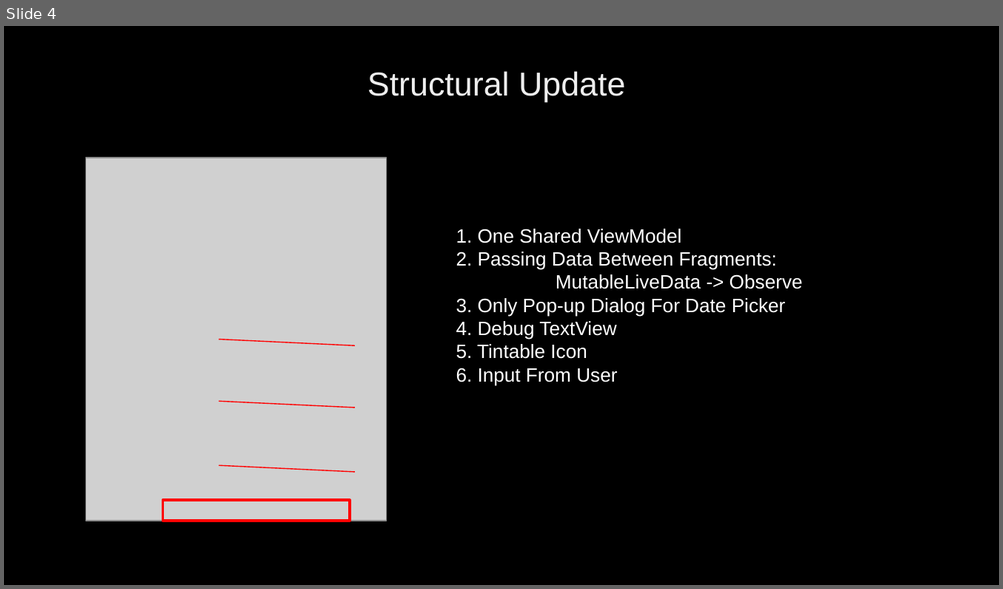
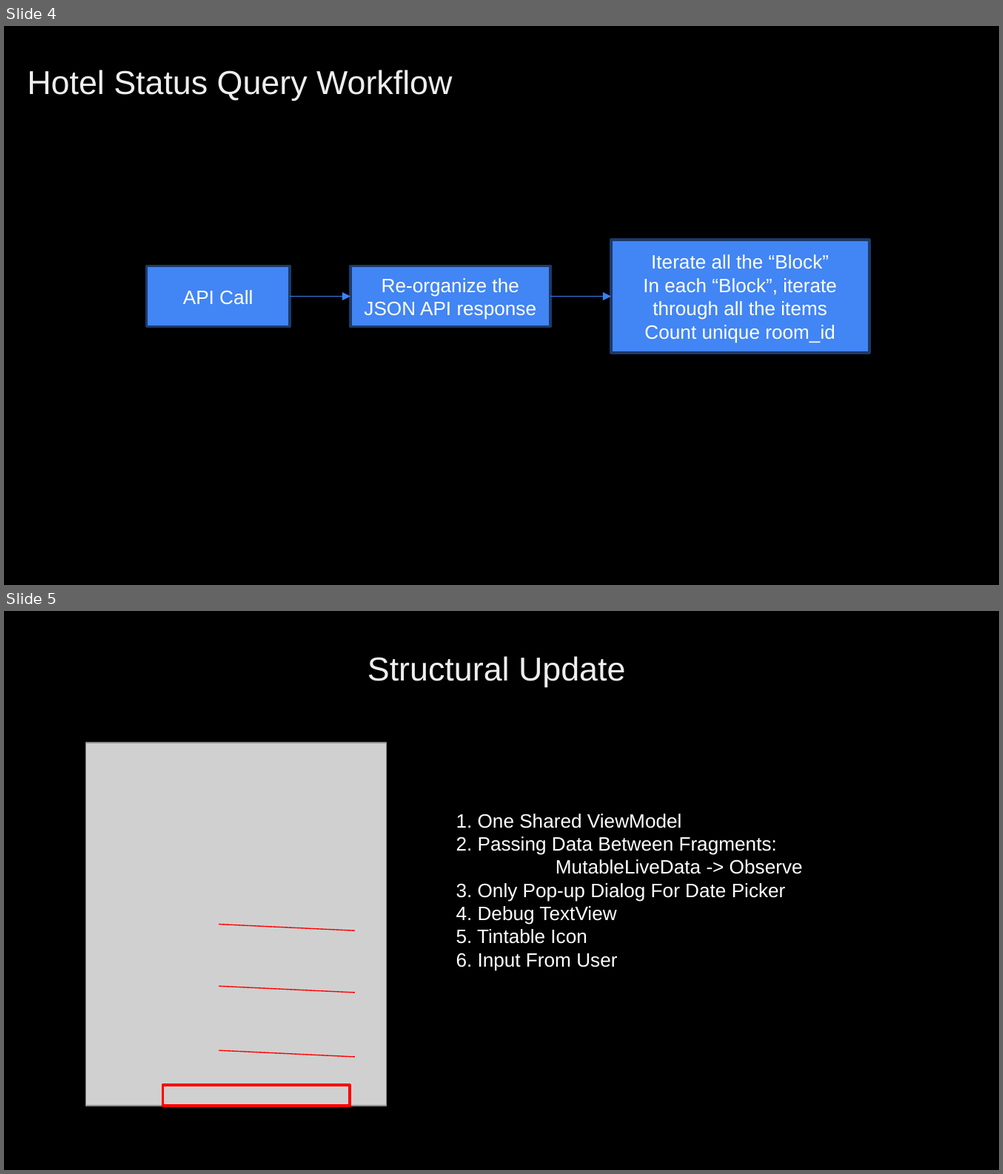
Before and after one commit to csc0007/CS501_GroupWork, a slide deck: Homework8/Presentation2.pptx. Shown one above the other, each under a label of ours: slide 4 before the commit, slides 4 and 5 after it. The pictures are 1003x589 and 1003x1174 pixels, drawn with LibreOffice and Linux fonts; fonts in the diff are those of the drawing; grey boxes stand for pictures. Boxes give left, top, right and bottom in pixels: in the first picture for what was removed or moved away, otherwise in the second. Text is boxed around its words. In the diff, an @@ line names an element or a change of style, - is before the commit and + after.

```diff
--- a/Homework8/Presentation2.pptx
+++ b/Homework8/Presentation2.pptx
@@ slide 4 added at [4,26,999,585], background #000000 @@
@@ text added at [27,70,452,100], 24 pt, text #EEEEEE @@
+Hotel Status Query Workflow
@@ rectangle added at [611,240,868,352], fill #4285F4, outline #1D3A6B 2 pt, 14 pt, text #FFFFFF @@
+Iterate all the “Block”
+In each “Block”, iterate through all the items
+Count unique room_id
@@ rectangle added at [146,266,290,327], fill #4285F4, outline #1D3A6B 2 pt, 14 pt, text #FFFFFF @@
+API Call
@@ rectangle added at [350,266,550,327], fill #4285F4, outline #1D3A6B 2 pt, 14 pt, text #FFFFFF @@
+Re-organize the JSON API response
@@ arrow added from (290, 297) to (350, 297), #3C81F3 0.75 pt @@
@@ arrow added from (550, 297) to (611, 297), #3C81F3 0.75 pt @@
@@ what was slide 4 is now slide 5 @@
```
Also in this commit, not shown: 1 slide removed, 2 other files.
